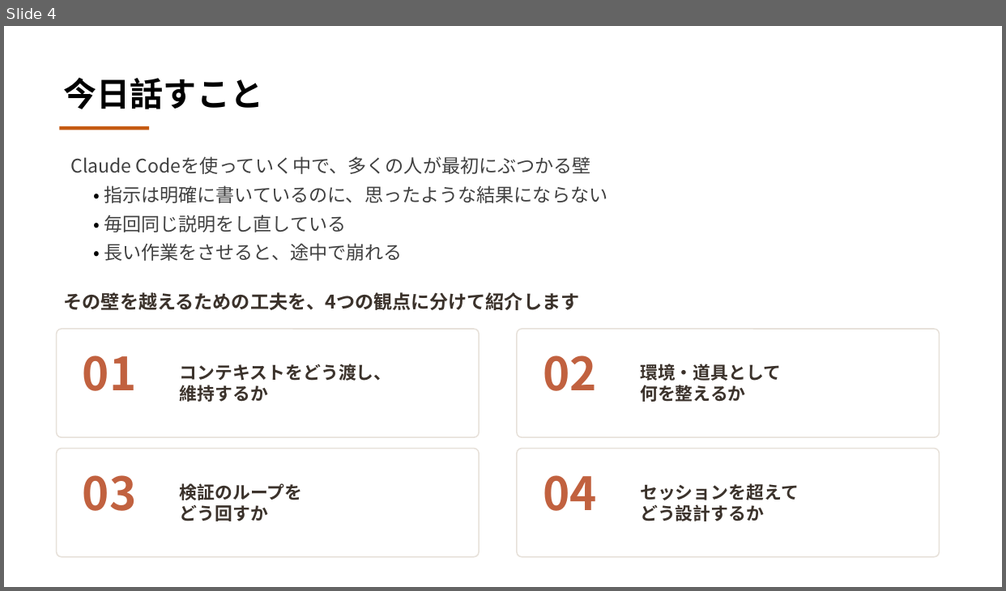
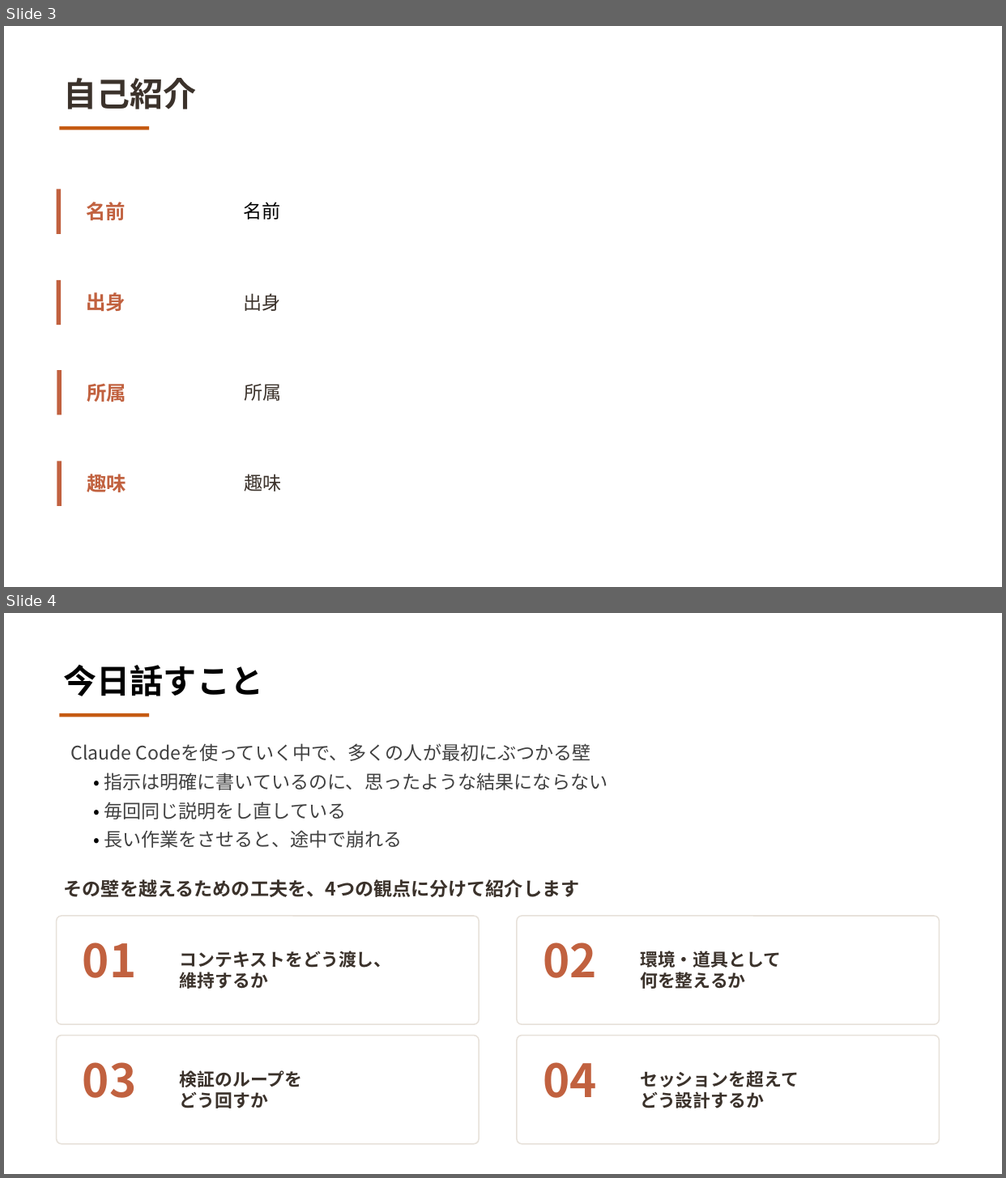
Before and after one commit to masa12y/docs, a slide deck: 勉強会/Claude_Codeの活用方法.pptx. Shown one above the other, each under a label of ours: slide 4 before the commit, slides 3 and 4 after it. The pictures are 1006x591 and 1006x1178 pixels, drawn with LibreOffice and Linux fonts; fonts in the diff are those of the drawing. Boxes give left, top, right and bottom in pixels: in the first picture for what was removed or moved away, otherwise in the second. Text is boxed around its words. In the diff, an @@ line names an element or a change of style, - is before the commit and + after.

```diff
--- a/勉強会/Claude_Codeの活用方法.pptx
+++ b/勉強会/Claude_Codeの活用方法.pptx
@@ slide 3 added at [4,26,1002,587], background #FFFFFF @@
@@ text added at [64,78,197,109], 32 pt, text #3B322B, bold @@
+自己紹介
@@ rectangle added at [59,126,149,130], fill #C55A11 @@
@@ rectangle added at [57,189,61,234], fill #C1613F @@
@@ text added at [86,202,126,220], 19 pt, text #C1613F, bold @@
+名前
@@ text added at [243,202,280,220], 18 pt, text #000000 @@
+名前
@@ rectangle added at [57,280,61,326], fill #C1613F @@
@@ text added at [86,292,126,311], 19 pt, text #C1613F, bold @@
+出身
@@ text added at [243,293,280,311], 18 pt, text #3B322B @@
+出身
@@ rectangle added at [57,370,62,416], fill #C1613F @@
@@ text added at [87,384,126,402], 19 pt, text #C1613F, bold @@
+所属
@@ text added at [244,384,281,401], 18 pt, text #3B322B @@
+所属
@@ rectangle added at [57,462,62,506], fill #C1613F @@
@@ text added at [87,474,126,493], 19 pt, text #C1613F, bold @@
+趣味
@@ text added at [244,474,281,492], 18 pt, text #3B322B @@
+趣味
```
Also in this commit, not shown: 19 slides changed, 3 slides removed, 2 other files.
